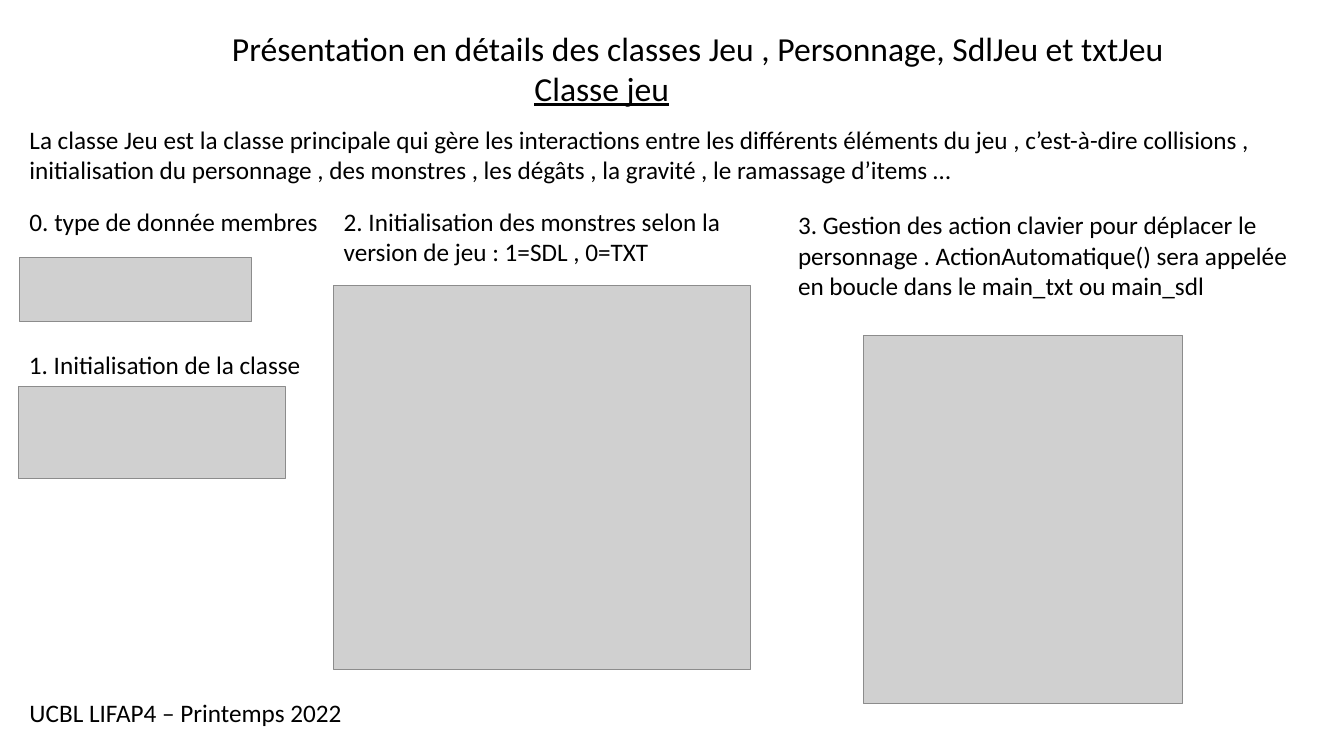
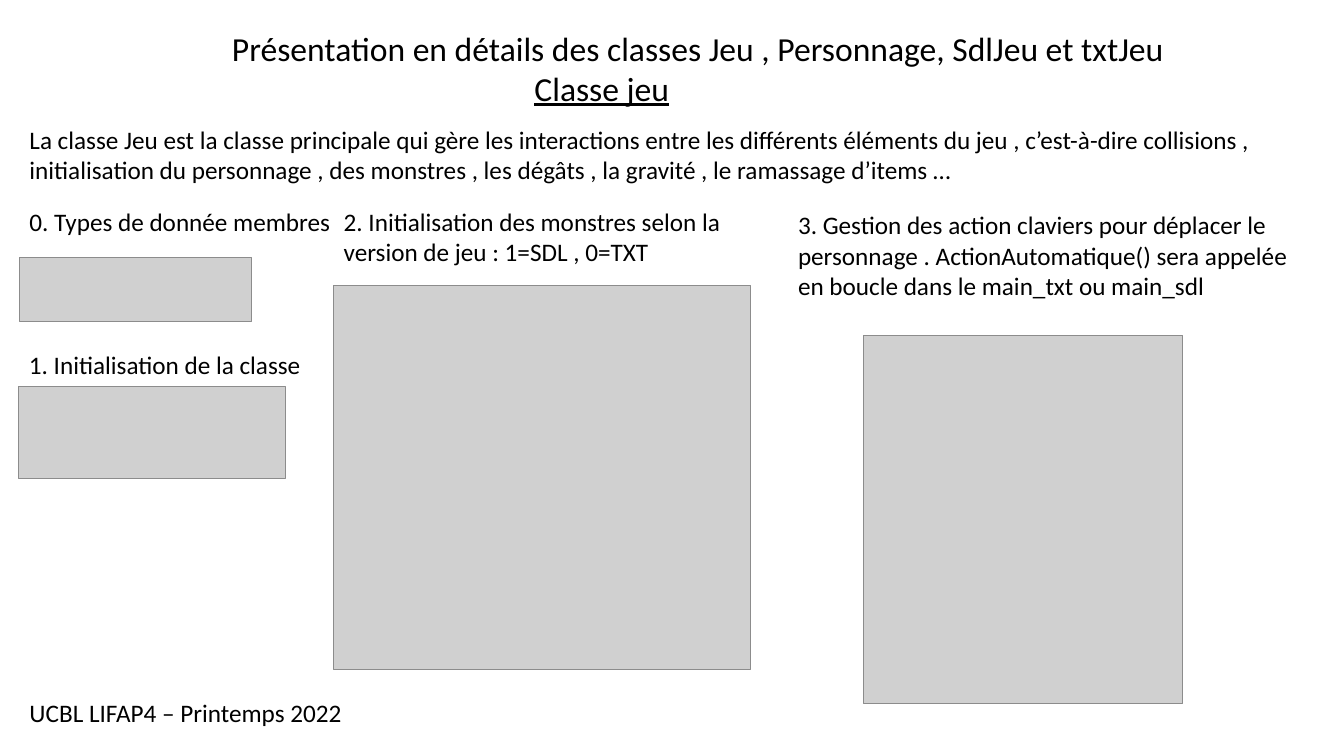
Before and after one commit to Smirboulack/Projet_L2, a slide deck: slide 3 of doc/Présentation-projet-ultimatelifkas.pptx. Drawn at 1344x756 pixels with LibreOffice and Linux fonts; fonts in the diff are those of the drawing; grey boxes stand for pictures. Boxes give left, top, right and bottom in pixels: in the first picture for what was removed or moved away, otherwise in the second. Text is boxed around its words. In the diff, an @@ line names an element or a change of style, - is before the commit and + after.

```diff
--- a/doc/Présentation-projet-ultimatelifkas.pptx
+++ b/doc/Présentation-projet-ultimatelifkas.pptx
@@ text at [29,213,330,235]: text changed @@
-0. type de donnée membres
+0. Types de donnée membres
@@ text at [798,216,1287,299]: text changed @@
-3. Gestion des action clavier pour déplacer le personnage . ActionAutomatique() sera appelée en boucle dans le main_txt ou main_sdl
+3. Gestion des action claviers pour déplacer le personnage . ActionAutomatique() sera appelée en boucle dans le main_txt ou main_sdl
```
Also in this commit, not shown: 1 other slide changed, 1 other file.
